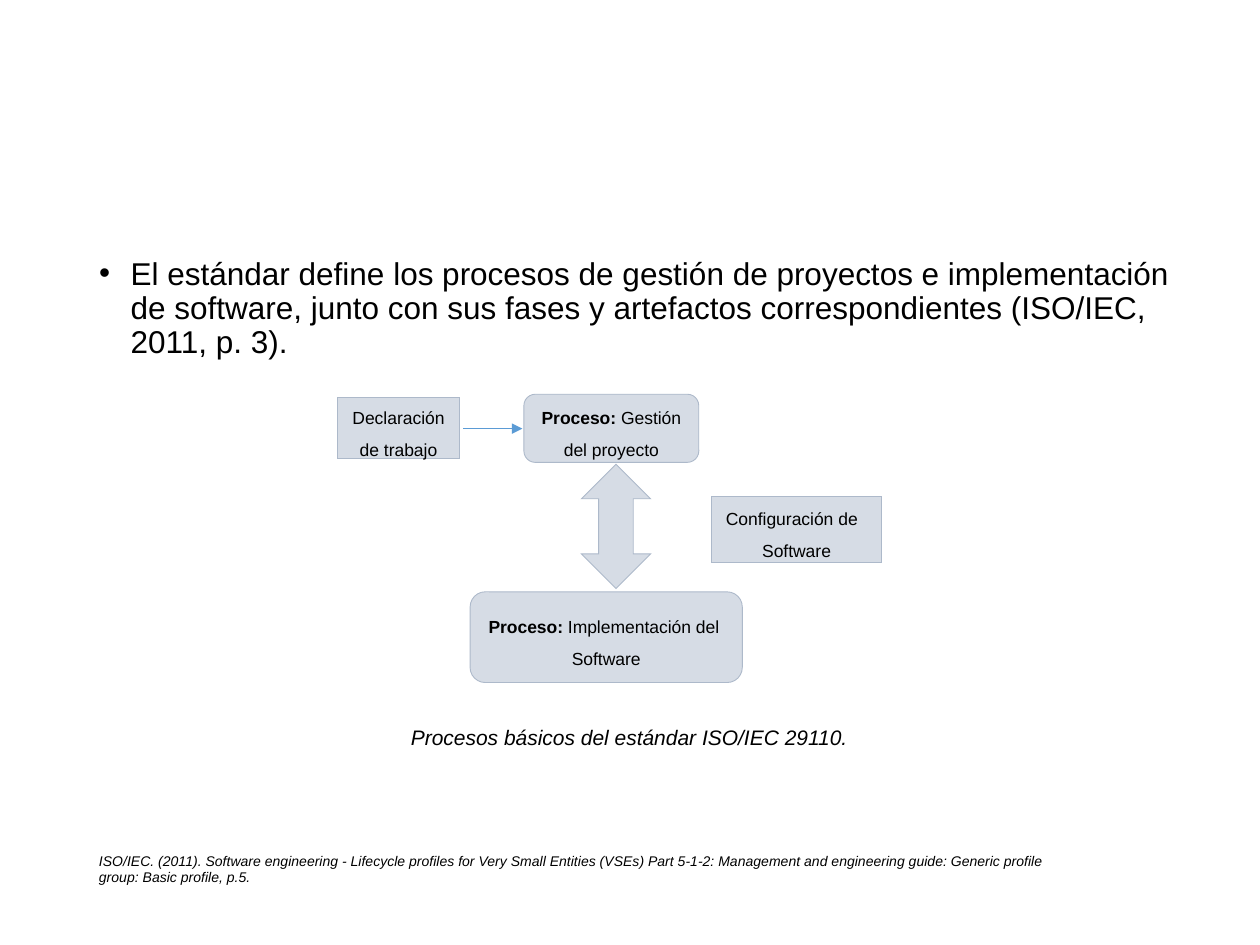
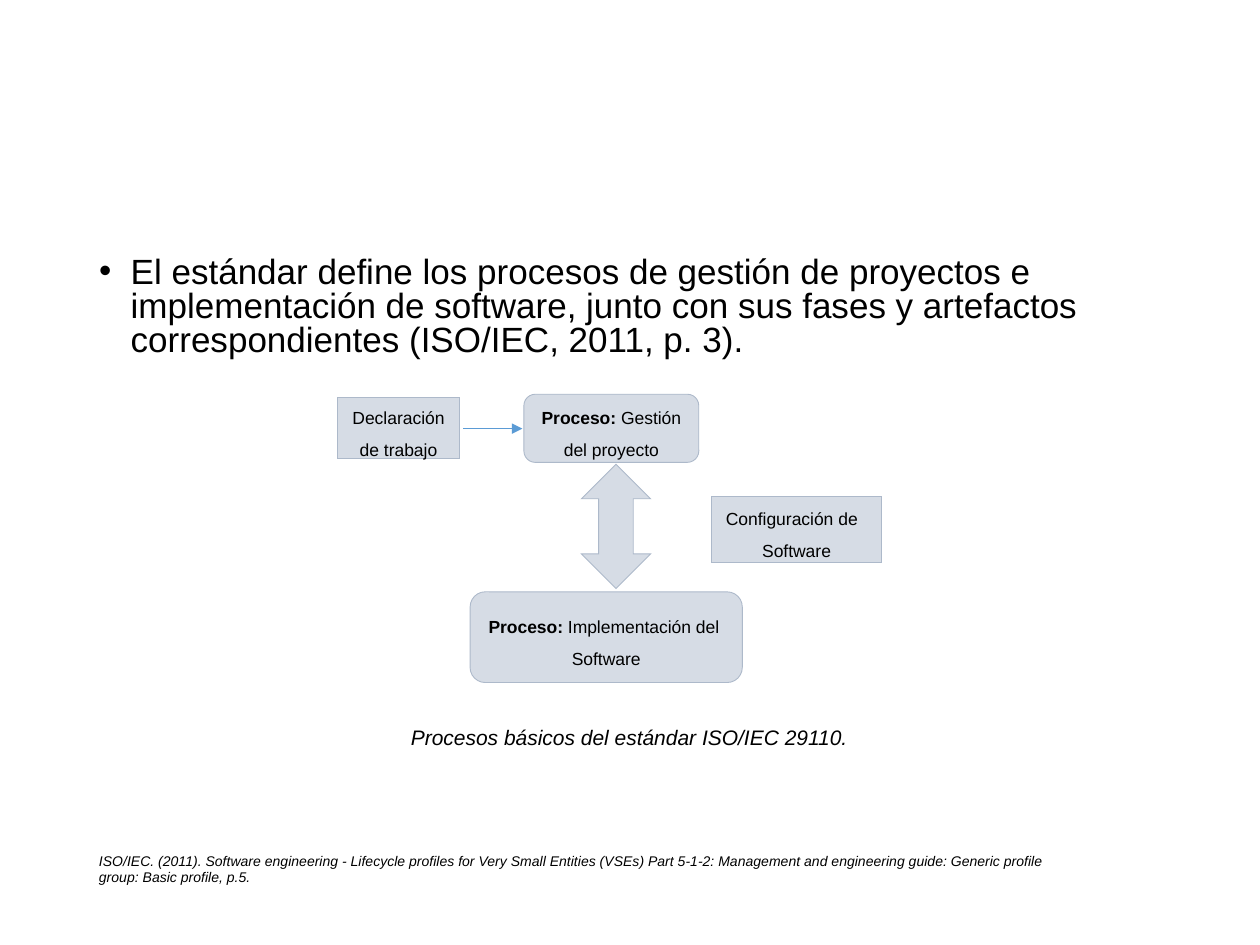
Before and after one commit to cristianpazu/Proyecto-Sanambiente, a slide deck: slide 12 of Documento(s) de proyecto de grado/Presentación del proyecto de grado.pptx. Drawn at 1260x945 pixels with LibreOffice and Linux fonts; fonts in the diff are those of the drawing; background and template pictures are left out. Boxes give left, top, right and bottom in pixels: in the first picture for what was removed or moved away, otherwise in the second. Text is boxed around its words. In the diff, an @@ line names an element or a change of style, - is before the commit and + after.

```diff
--- a/Documento(s) de proyecto de grado/Presentación del proyecto de grado.pptx
+++ b/Documento(s) de proyecto de grado/Presentación del proyecto de grado.pptx
@@ text "El estándar define los procesos ..." at box(131, 258, 1077, 358): size 18 to 20 pt; line spacing 0.9 to 0.8 @@
```
Also in this commit, not shown: 17 other slides changed, 5 slides added.
